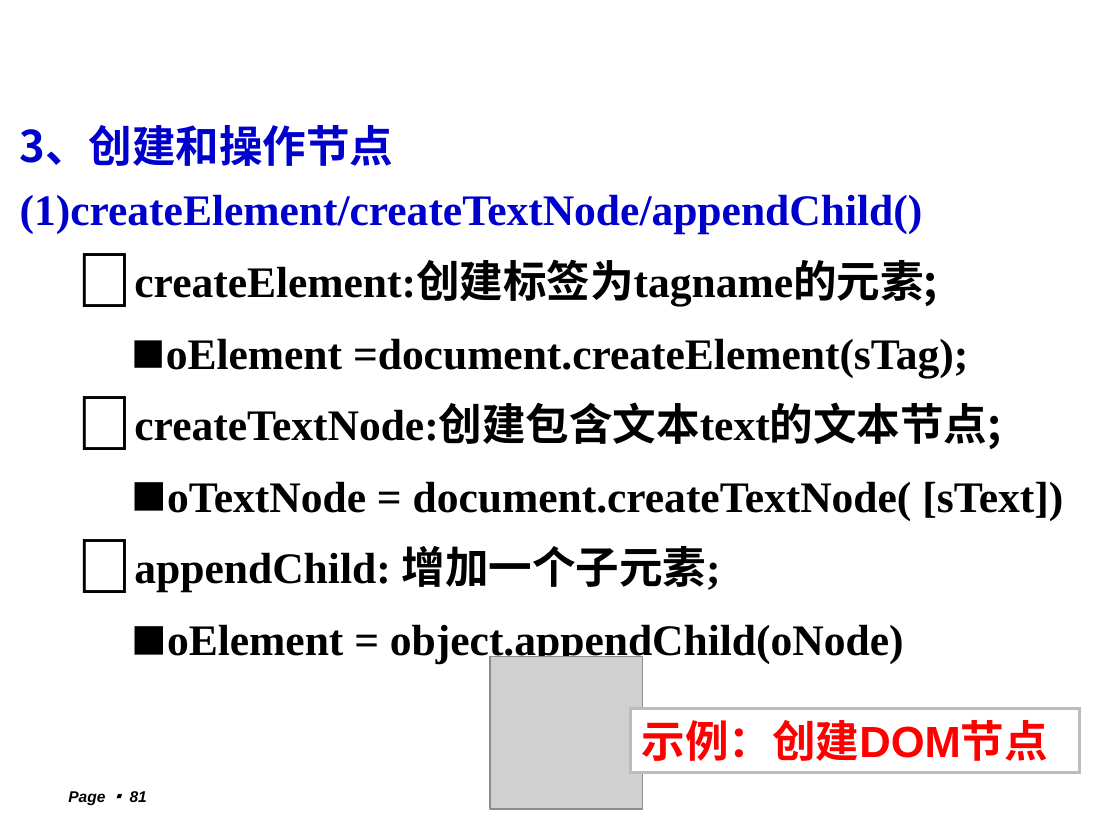
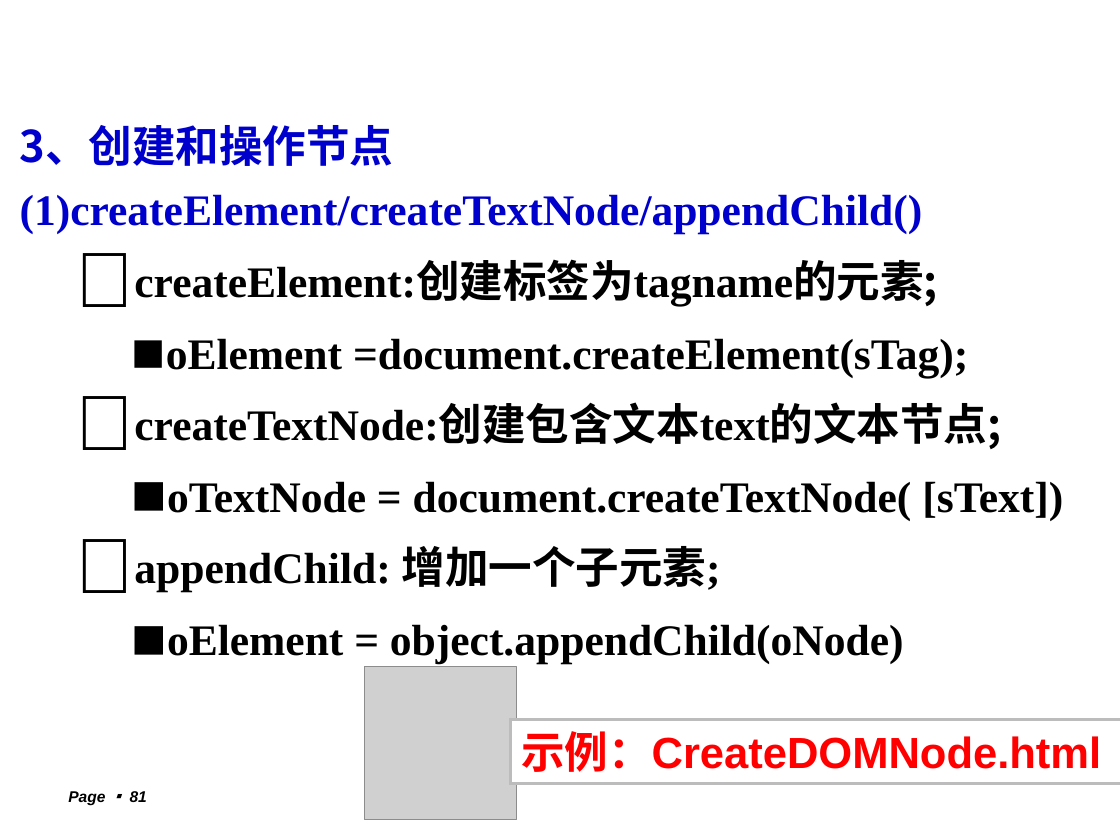
Before and after one commit to lxn56975/webdev, a slide deck: slide 81 of Chapter4Javascript.ppt. Drawn at 1120x840 pixels with LibreOffice and Linux fonts; fonts in the diff are those of the drawing; grey boxes stand for pictures; background and template pictures are left out. Boxes give left, top, right and bottom in pixels: in the first picture for what was removed or moved away, otherwise in the second. Text is boxed around its words. In the diff, an @@ line names an element or a change of style, - is before the commit and + after.

```diff
--- a/Chapter4Javascript.ppt
+++ b/Chapter4Javascript.ppt
@@ picture moved from (x1=491, y1=656, x2=643, y2=809) to (x1=364, y1=666, x2=516, y2=819) @@
@@ rectangle "示例：CreateDOMNode.html" resized from (x1=631, y1=709, x2=1080, y2=773) to (x1=511, y1=719, x2=1120, y2=783) @@
@@ text in rectangle at (x1=521, y1=731, x2=1101, y2=772): text changed @@
-示例：创建DOM节点
+示例：CreateDOMNode.html
```
Also in this commit, not shown: 4 other slides changed, 1 other file.
